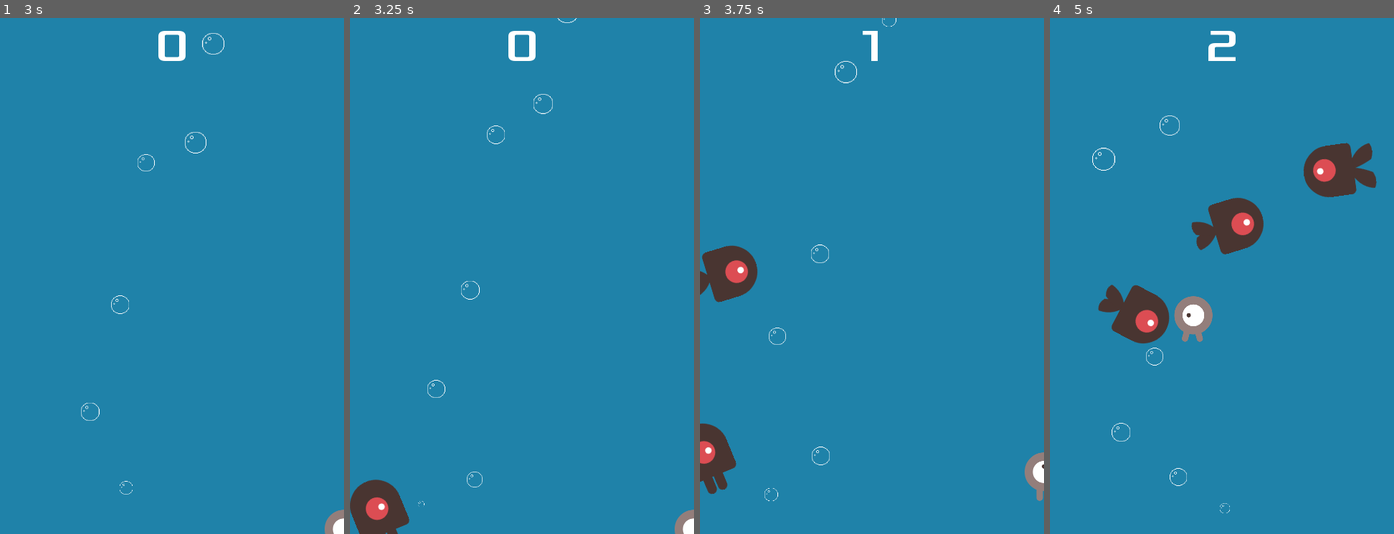
Above: before the commit, frames 1-4 (left to right).
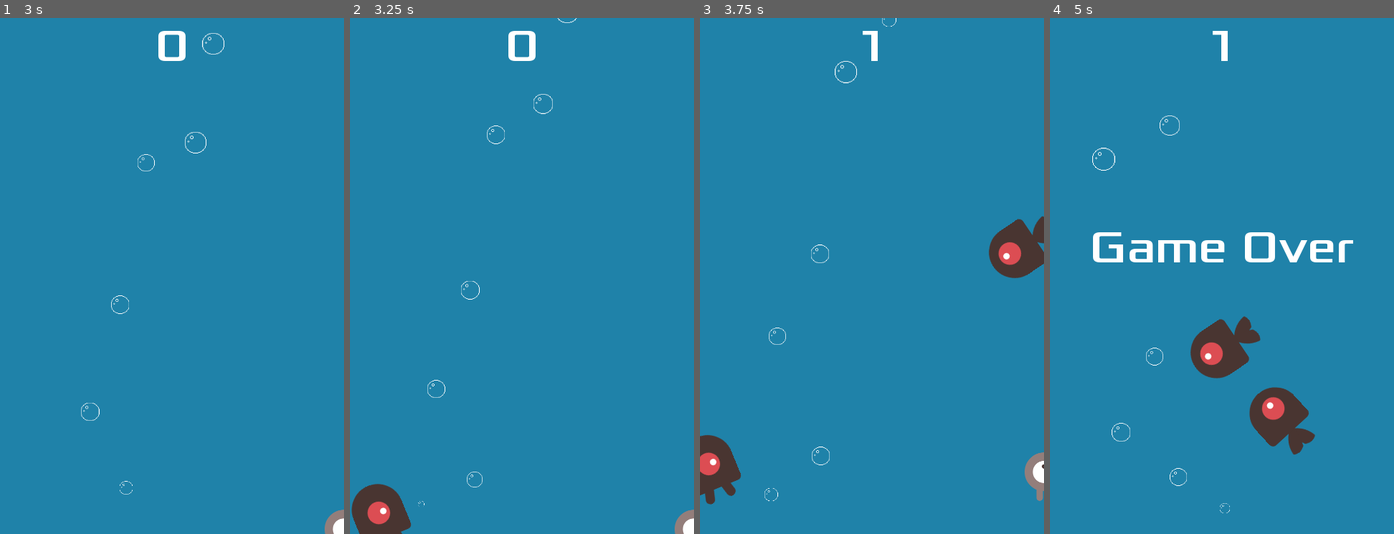
Above: after the commit, the same moments.

Repository: dancras/dodge_the_creeps
Game: Godot game, scene res://Main.tscn
Two runs of this game, one before a commit and one after it. Both use one fixed random seed, a clock stepped at 60 frames per second and the inputs below.
Inputs:
- Up to frame 1 (3 s): click "Start" at 0.5 s; hold Right (ui_right) 1.28-2.03 s; hold Down (ui_down) 2.03-2.78 s; hold Right (ui_right) from 2.78 s (still down)
- Up to frame 2 (3.25 s): keep holding Right (ui_right)
- Up to frame 3 (3.75 s): release Right (ui_right) at 3.53 s; hold Up (ui_up) from 3.53 s (still down)
- Up to frame 4 (5 s): release Up (ui_up) at 4.28 s; hold Left (ui_left) from 4.28 s (still down)

Frame 1 is identical in both runs. In frame 2, 0.4% of the frame differs, in the area x 0-18%, y 89-100%; in frame 3, 3.5%; in frame 4, 10%, in the area x 12-95%, y 2-85%.

Commit message:
Add giant slow mob variant

Diff:
--- a/Main.gd
+++ b/Main.gd
@@ -36,6 +36,8 @@
 
     # Create a Mob instance and add it to the scene.
     var mob = Mob.instance()
+    var mob_sprite = mob.get_node("AnimatedSprite")
+    var mob_collision = mob.get_node("CollisionShape2D")
 
     add_child(mob)
 
@@ -43,7 +45,7 @@
     mob.position = $MobPath/MobSpawnLocation.position
 
     if (randi() % 10 == 0):
-        mob.get_node("AnimatedSprite").modulate = Color(1, 0, 0)
+        mob_sprite.modulate = Color(1, 0, 0)
 
         mob.rotation = mob.get_angle_to($Player.position)
 
@@ -56,7 +58,13 @@
         direction += rand_range(-PI / 4, PI / 4)
         mob.rotation = direction
 
-        mob.linear_velocity = Vector2(rand_range(mob.min_speed, mob.max_speed), 0)
+        if (randi() % 20 == 0):
+            mob_sprite.modulate = Color(0, 1, 0)
+            mob_sprite.scale = mob_sprite.scale * 2
+            mob_collision.scale = mob_collision.scale * 2
+            mob.linear_velocity = Vector2(mob.giant_speed, 0)
+        else:
+            mob.linear_velocity = Vector2(rand_range(mob.min_speed, mob.max_speed), 0)
 
     mob.linear_velocity = mob.linear_velocity.rotated(mob.rotation)
 
--- a/Mob.gd
+++ b/Mob.gd
@@ -3,6 +3,7 @@
 export var min_speed = 150
 export var max_speed = 250
 export var angry_speed = 350
+export var giant_speed = 100
 
 func _ready():
     var mob_types = $AnimatedSprite.frames.get_animation_names()
--- a/Mob.tscn
+++ b/Mob.tscn
@@ -42,6 +42,7 @@
 scale = Vector2( 0.75, 0.75 )
 frames = SubResource( 1 )
 animation = "walk"
+frame = 1
 playing = true
 
 [node name="VisibilityNotifier2D" type="VisibilityNotifier2D" parent="." groups=[
